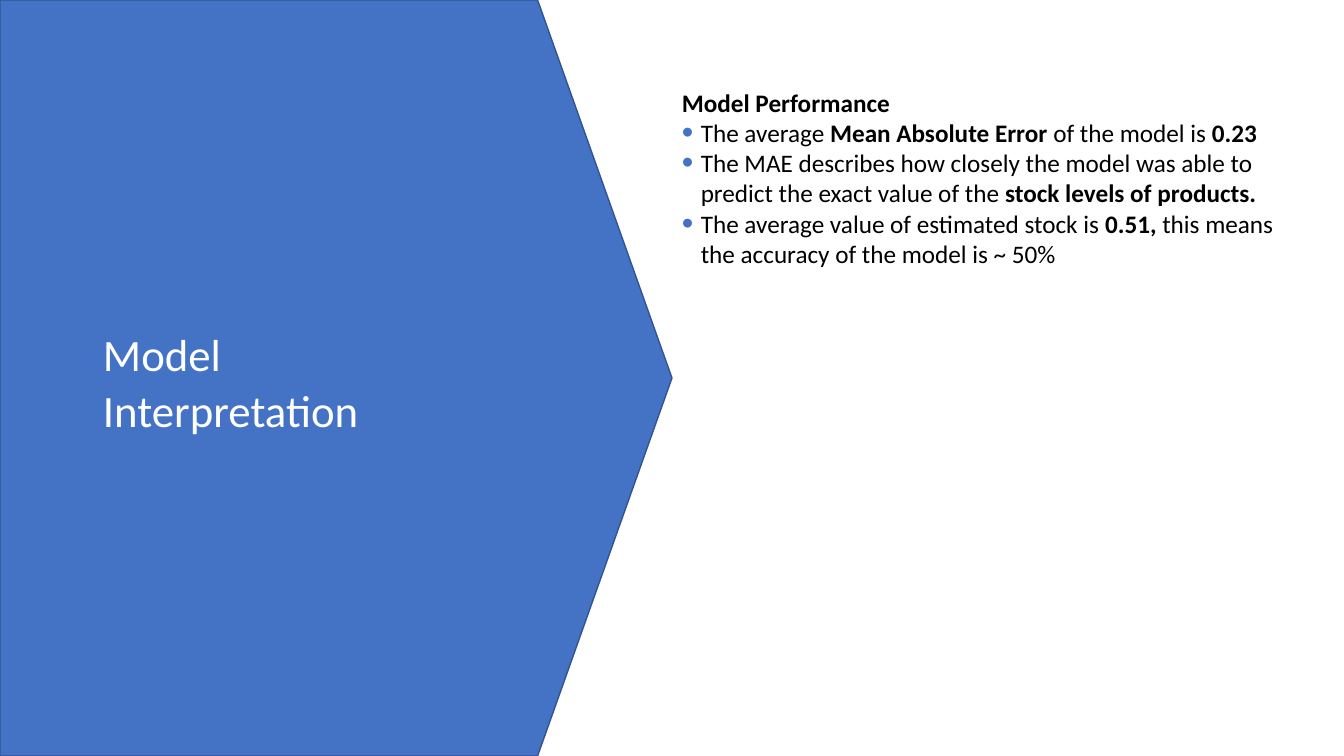
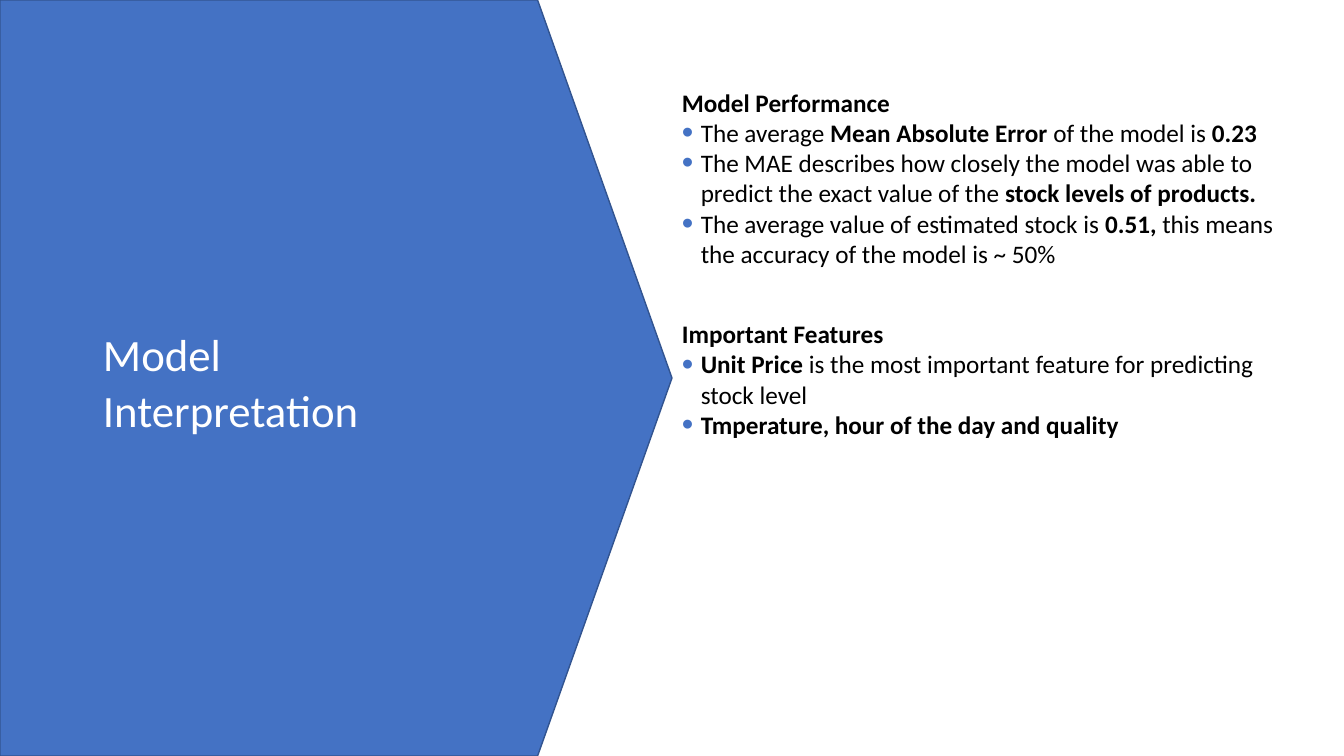
Before and after one commit to lawalsegun2025/forage_projects, a slide deck: slide 1 of 002_Cognizant_Artificial_Intelligence/3_Model_Building_and_Interpretation/communication/model_interpretation.pptx. Drawn at 1344x756 pixels with LibreOffice and Linux fonts; fonts in the diff are those of the drawing. Boxes give left, top, right and bottom in pixels: in the first picture for what was removed or moved away, otherwise in the second. Text is boxed around its words. In the diff, an @@ line names an element or a change of style, - is before the commit and + after.

Commit message:
Feature Importances

```diff
--- a/002_Cognizant_Artificial_Intelligence/3_Model_Building_and_Interpretation/communication/model_interpretation.pptx
+++ b/002_Cognizant_Artificial_Intelligence/3_Model_Building_and_Interpretation/communication/model_interpretation.pptx
@@ text added at (682, 326, 1253, 438), 18 pt, text #000000, bold @@
+Important Features
+• Unit Price is the most important feature for predicting stock level
+• Tmperature, hour of the day and quality
```
